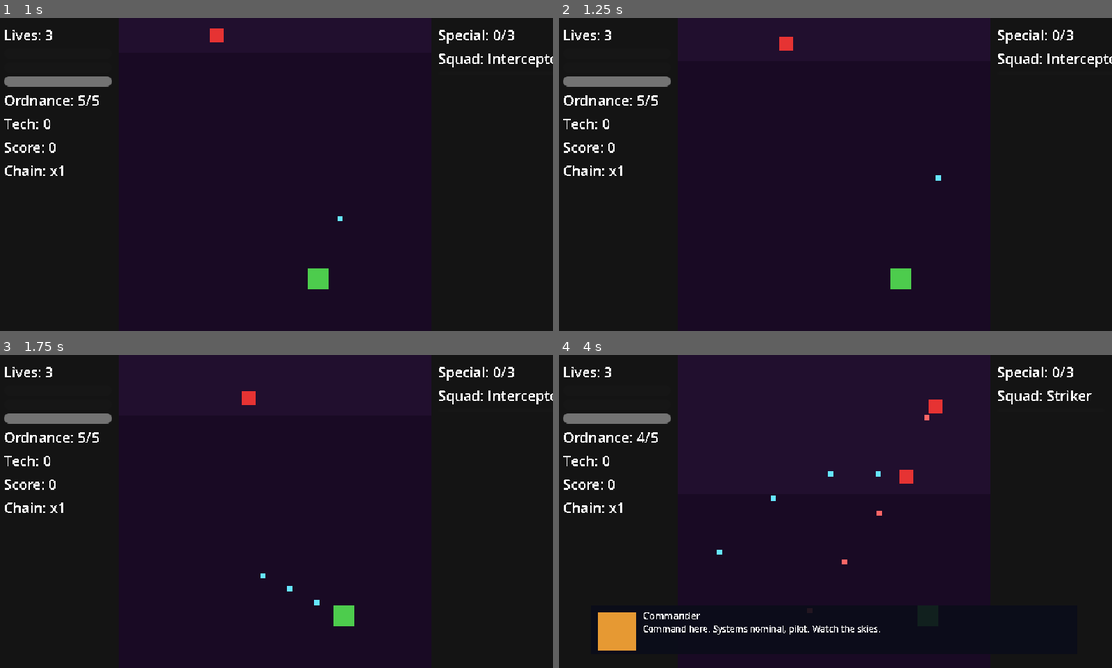
Above: before the commit, frames 1-4 (two rows, left to right).
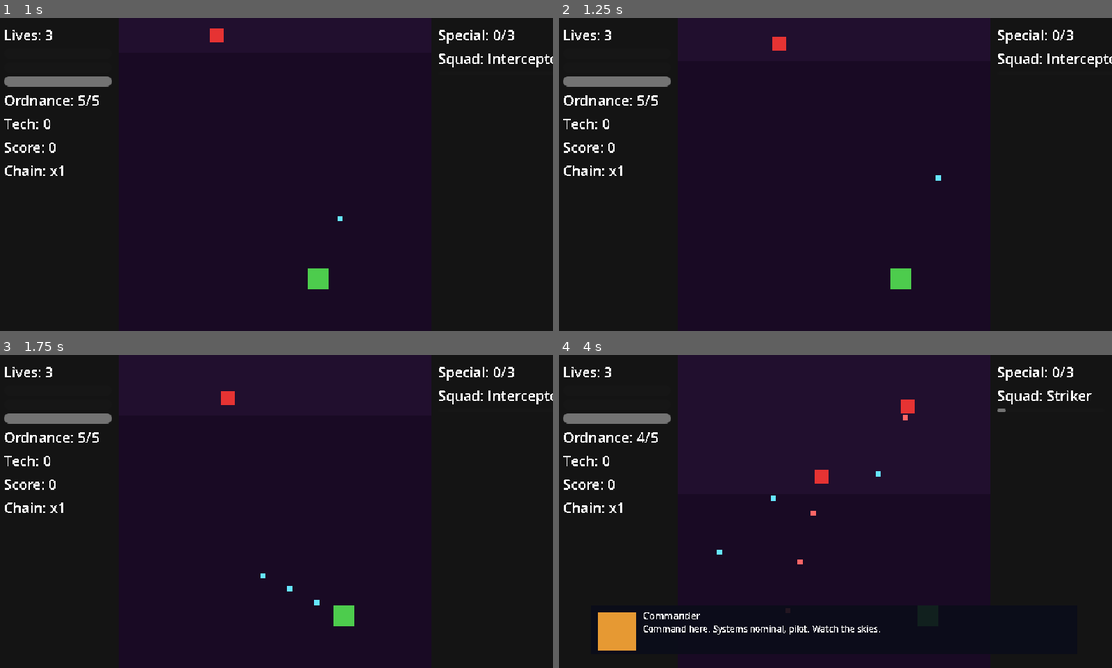
Above: after the commit, the same moments.

Repository: Funfetsunk/terra-intercept
Game: Godot game, scene res://scenes/levels/test_range.tscn
Same seed, same stepped clock (60 frames per second), same inputs: the game is played once before the commit and once after it. This scene is started directly instead of the project's main scene.
Inputs (mouse positions are in pixels of both pictures, inside the frame that each line leads up to):
- Up to frame 1 (1 s): tap Enter (ui_accept) at 0.5, 0.77 s; move the mouse to (398, 158) at 0.52 s; hold D (p1_move_right) from 0.53 s (still down); click (398, 158) at 0.6 s
- Up to frame 2 (1.25 s): keep holding D (p1_move_right)
- Up to frame 3 (1.75 s): release D (p1_move_right) at 1.25 s; drag from (165, 527) to (342, 614) at 1.27 s
- Up to frame 4 (4 s): move the mouse to (890, 442) at 2.02 s; hold D (p1_move_right) 2.03-2.75 s; hold Space (p1_ordnance) 2.03-2.75 s; drag from (807, 574) to (852, 433) at 2.77 s; move the mouse to (1001, 558) at 3.52 s; hold A (p1_move_left) from 3.53 s (still down); tap E (p1_squad_next) at 3.6 s; tap Enter (ui_accept) at 3.77 s

Frame 1 is identical in both runs. In frame 2, 0.1% of the frame differs, in the area x 38-43%, y 6-11%; in frame 3, 0.2%; in frame 4, 0.6%, in the area x 43-81%, y 14-67%.

Commit message:
Slow drone's horizontal drift so it actually travels south
drift_speed (50) was faster than the vertical fall speed (40), so a
drone spawned near an edge (many spawn lanes are close to one) would
slide off the side almost immediately with barely any southward
movement. Dropped drift_speed to 18 so the descent dominates the
path - verified a drone spawned 72px from the right edge now falls
~205px before exiting, instead of ~50px.

Co-Authored-By: Claude Sonnet 5 <noreply@anthropic.com>
Claude-Session: https://claude.ai/code/session_01Nh3aPMJzmkSArqwMqRdZHh

Diff:
--- a/scenes/enemies/drone.gd
+++ b/scenes/enemies/drone.gd
@@ -1,6 +1,6 @@
 extends EnemyBase
 
-@export var drift_speed: float = 50.0
+@export var drift_speed: float = 18.0
 @export var screen_exit_margin: float = 20.0
 
 var _drift_dir: float = 1.0
